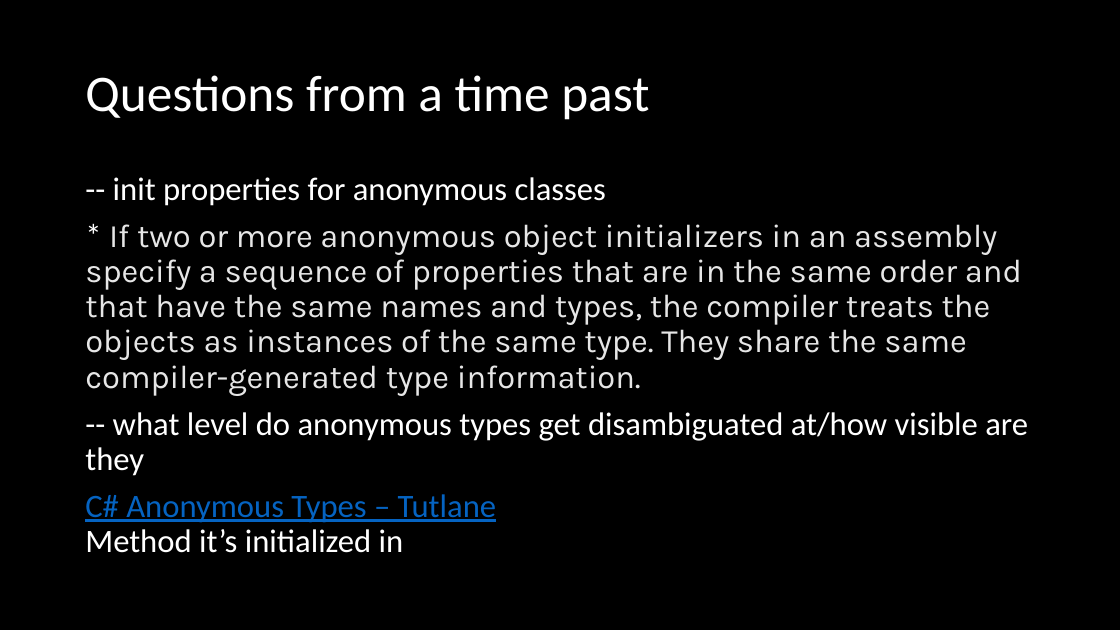
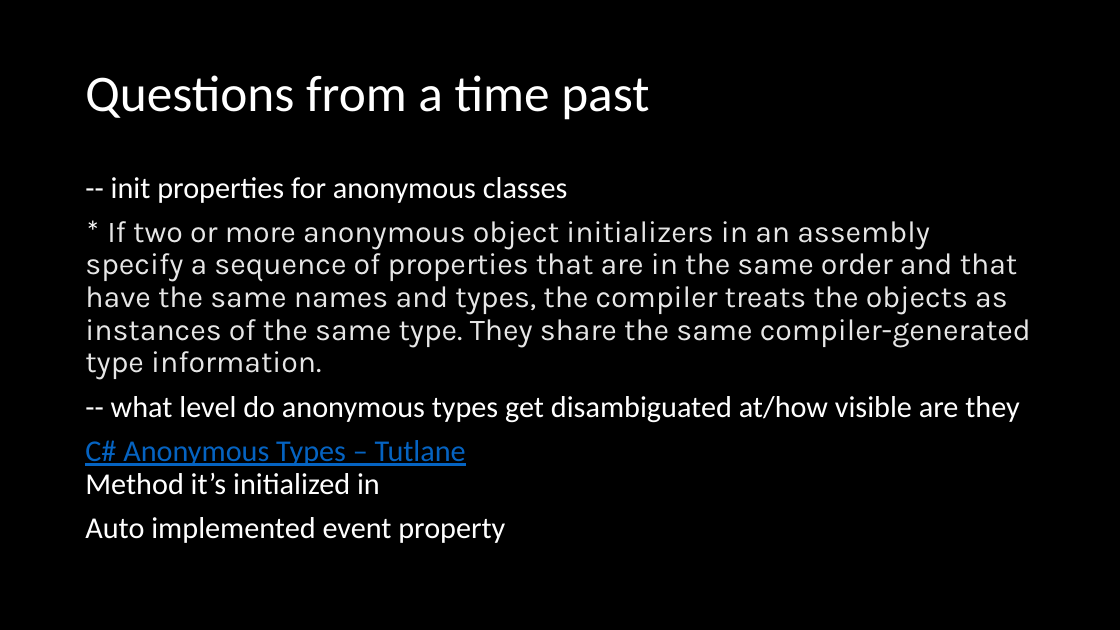
Before and after one commit to microsoft/Flash_University, a slide deck: slide 2 of CLR_via_CSharp/Chapter 11 - Events/Events.pptx. Drawn at 1120x630 pixels with LibreOffice and Linux fonts; fonts in the diff are those of the drawing. Boxes give left, top, right and bottom in pixels: in the first picture for what was removed or moved away, otherwise in the second. Text is boxed around its words. In the diff, an @@ line names an element or a change of style, - is before the commit and + after.

```diff
--- a/CLR_via_CSharp/Chapter 11 - Events/Events.pptx
+++ b/CLR_via_CSharp/Chapter 11 - Events/Events.pptx
@@ text at [85, 177, 1031, 495]: size 28 to 25.9 pt @@
@@ text at [85, 517, 505, 543]: paragraph added @@
+Auto implemented event property
```
Also in this commit, not shown: 1 other slide changed, 8 other files.
